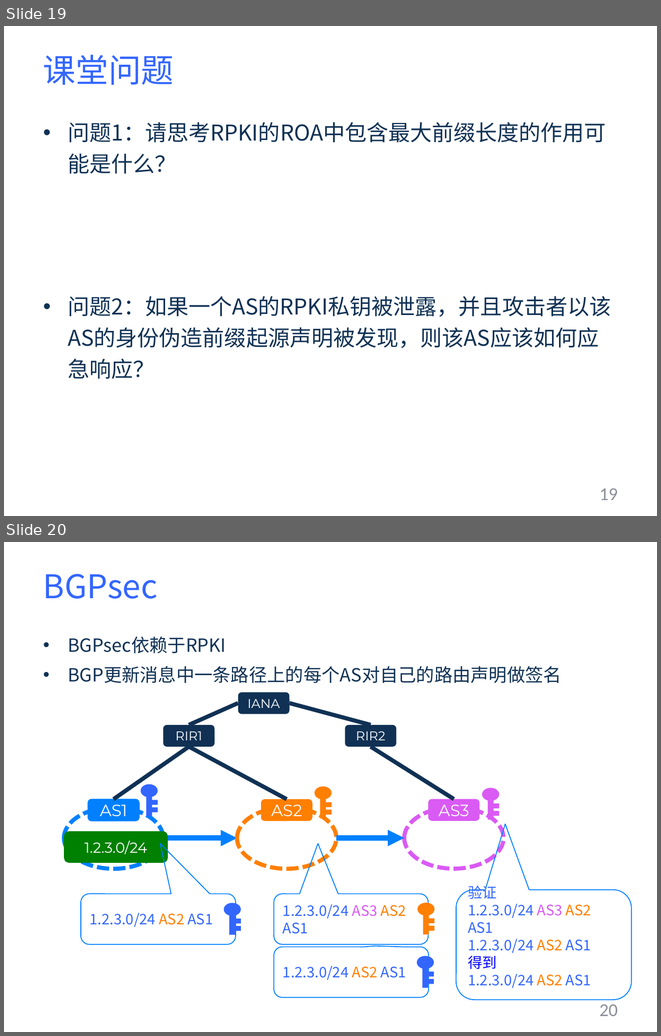
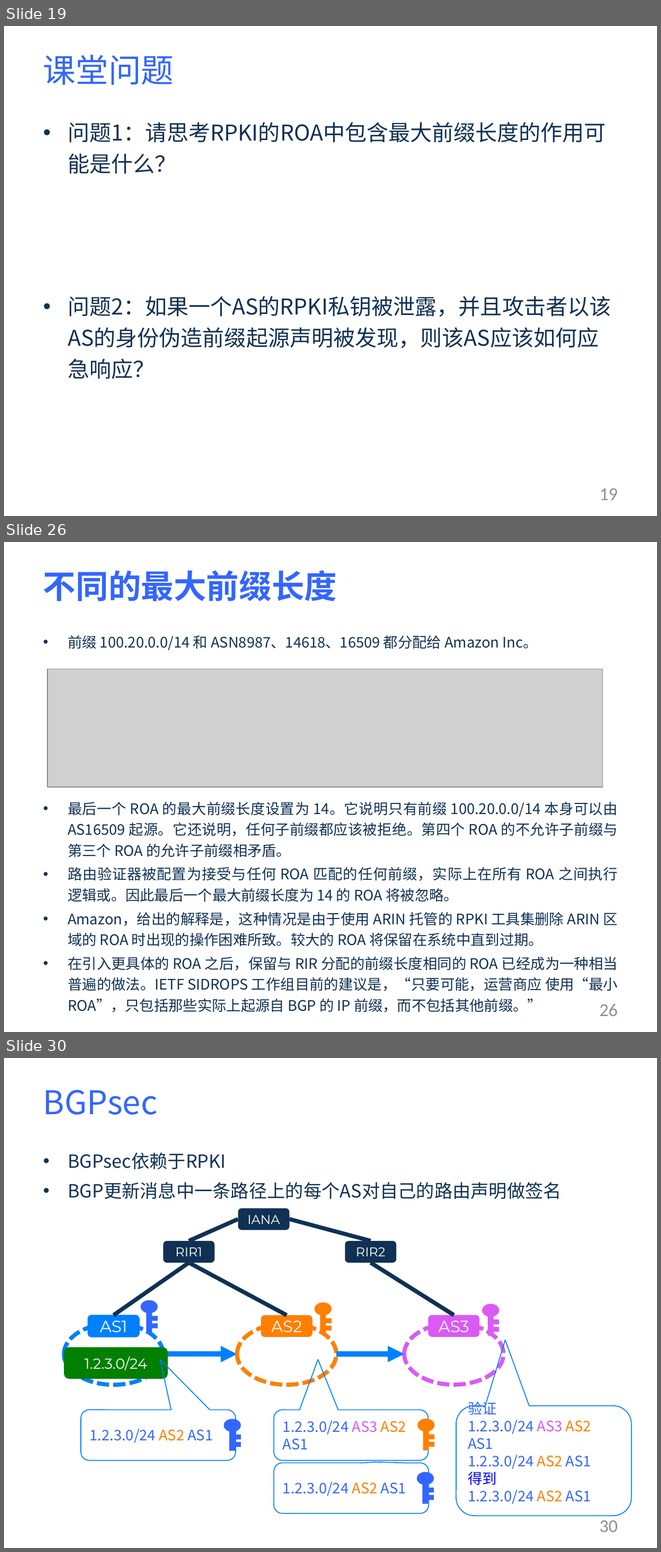
Before and after one commit to YuZhang/Security-Courseware, a slide deck: internet-security/bgp-sec-4.pptx. Shown one above the other, each under a label of ours: slides 19 and 20 before the commit, slides 19, 26 and 30 after it; the slides between them are not shown. The pictures are 661x1036 and 661x1552 pixels, drawn with LibreOffice and Linux fonts; fonts in the diff are those of the drawing; grey boxes stand for pictures. Boxes give left, top, right and bottom in pixels: in the first picture for what was removed or moved away, otherwise in the second. Text is boxed around its words. In the diff, an @@ line names an element or a change of style, - is before the commit and + after.

```diff
--- a/internet-security/bgp-sec-4.pptx
+++ b/internet-security/bgp-sec-4.pptx
@@ slide 26 added at <box>4,542,657,1032</box>, background #FFFFFF @@
@@ title added at <box>43,570,337,601</box>, 36 pt, text #3366FF, bold @@
+不同的最大前缀长度
@@ text added at <box>68,635,618,1012</box>, 16 pt, text #103154 @@
+• 前缀 100.20.0.0/14 和 ASN8987、14618、16509 都分配给 Amazon Inc。
+• 最后一个 ROA 的最大前缀长度设置为 14。它说明只有前缀 100.20.0.0/14 本身可以由 AS16509 起源。它还说明，任何子前缀都应该被拒绝。第四个 ROA 的不允许子前缀与第三个 ROA 的允许子前缀相矛盾。
+• 路由验证器被配置为接受与任何 ROA 匹配的任何前缀，实际上在所有 ROA 之间执行 逻辑或。因此最后一个最大前缀长度为 14 的 ROA 将被忽略。
+• Amazon，给出的解释是，这种情况是由于使用 ARIN 托管的 RPKI 工具集删除 ARIN 区域的 ROA 时出现的操作困难所致。较大的 ROA 将保留在系统中直到过期。
+• 在引入更具体的 ROA 之后，保留与 RIR 分配的前缀长度相同的 ROA 已经成为一种相当普遍的做法。IETF SIDROPS 工作组目前的建议是，“只要可能，运营商应 使用“最小 ROA”，只包括那些实际上起源自 BGP 的 IP 前缀，而不包括其他前缀。”
@@ picture added at <box>48,669,603,787</box> @@
@@ page number added at <box>599,1004,618,1016</box>, 20 pt, text #8C9099 @@
+26
@@ what was slide 20 is now slide 30 @@
@@ page number at <box>599,1520,618,1532</box>: text changed @@
-20
+30
```
Also in this commit, not shown: 1 slide changed, 10 other slides added, 1 slide removed, 2 other files.
